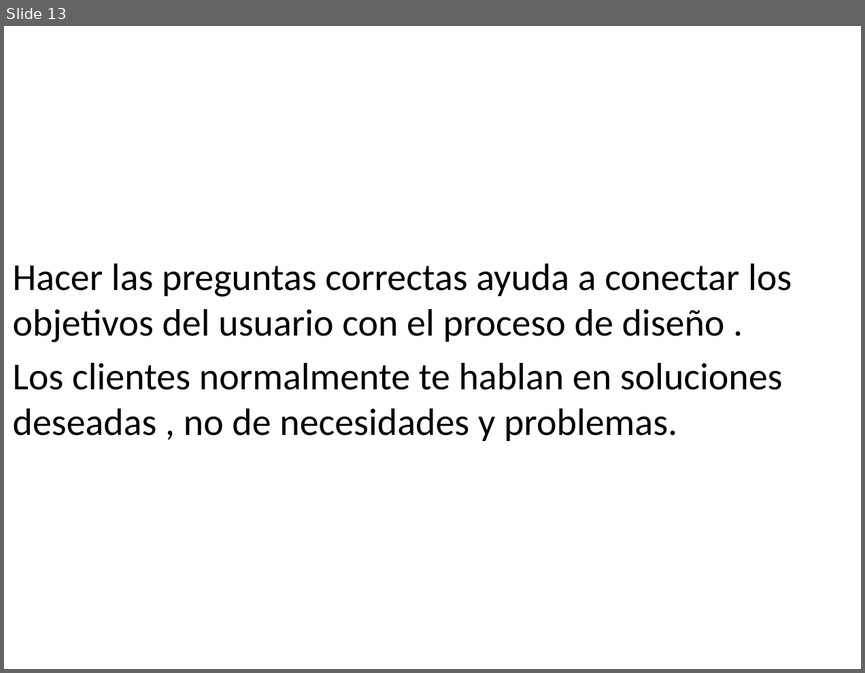
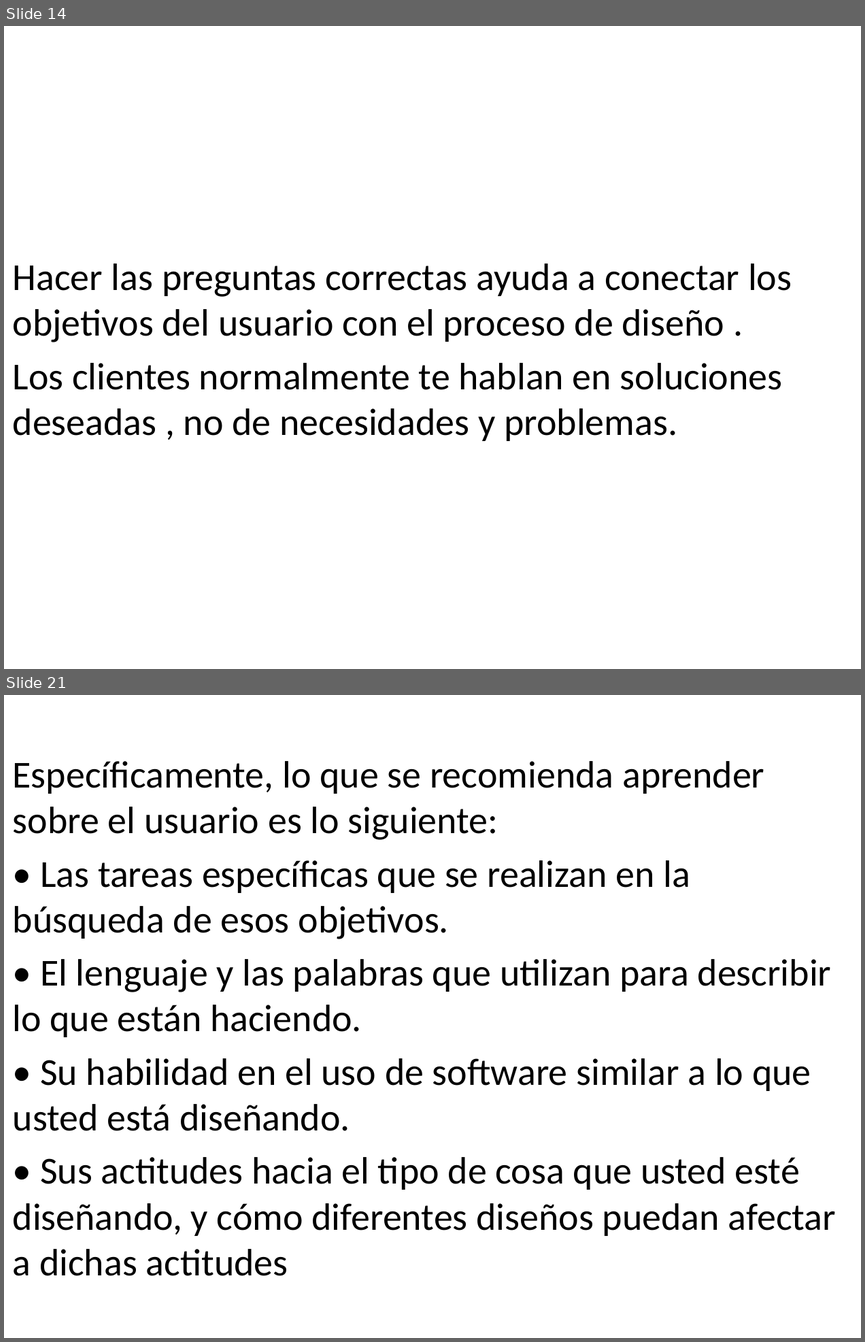
Before and after one commit to holtlanf999/designing-interfaces, a slide deck: UI to User.pptx. Shown one above the other, each under a label of ours: slide 13 before the commit, slides 14 and 21 after it; the slides between them are not shown. The pictures are 865x673 and 865x1342 pixels, drawn with LibreOffice and Linux fonts; fonts in the diff are those of the drawing. Boxes give left, top, right and bottom in pixels: in the first picture for what was removed or moved away, otherwise in the second. Text is boxed around its words. In the diff, an @@ line names an element or a change of style, - is before the commit and + after.

```diff
--- a/UI to User.pptx
+++ b/UI to User.pptx
@@ slide 21 added at bbox=[4, 695, 861, 1338], background #FFFFFF @@
@@ text added at bbox=[13, 761, 836, 1276], 32 pt, text #000000 @@
+Específicamente, lo que se recomienda aprender sobre el usuario es lo siguiente:
+• Las tareas específicas que se realizan en la búsqueda de esos objetivos.
+• El lenguaje y las palabras que utilizan para describir lo que están haciendo.
+• Su habilidad en el uso de software similar a lo que usted está diseñando.
+• Sus actitudes hacia el tipo de cosa que usted esté diseñando, y cómo diferentes diseños puedan afectar a dichas actitudes
@@ what was slide 13 is now slide 14 @@
```
Also in this commit, not shown: 10 slides changed, 10 other slides added, 7 slides removed.
